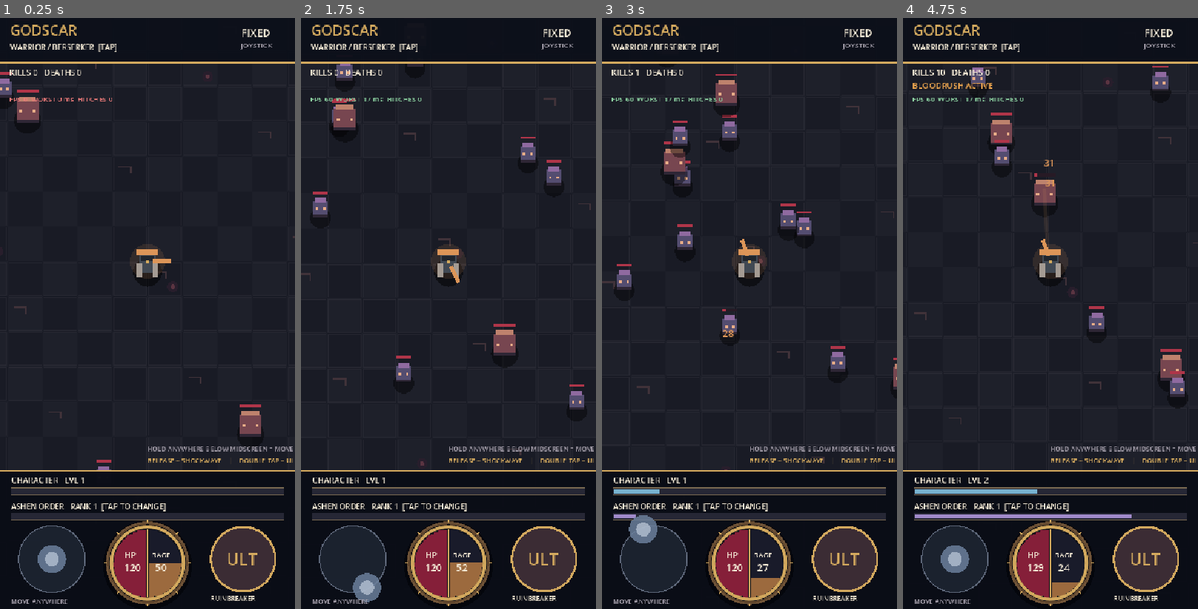
Above: before the commit, frames 1-4 (left to right).
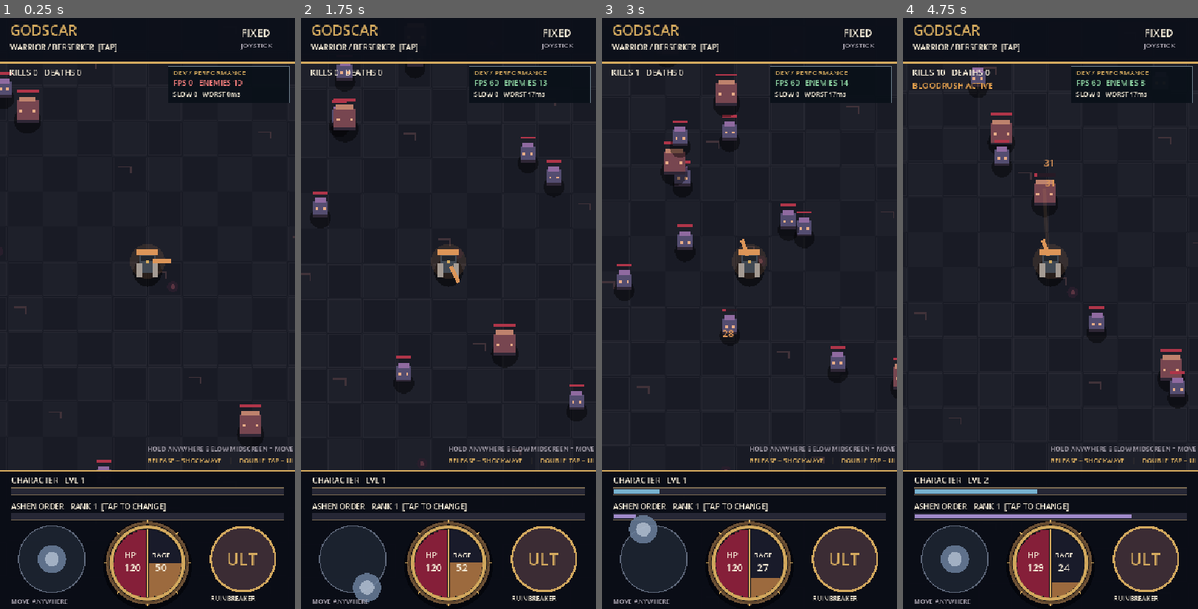
Above: after the commit, the same moments.

Repository: fytchx/Godscar
Game: Godot game, scene res://scenes/arena.tscn
Same seed, same stepped clock (60 frames per second), same inputs: the game is played once before the commit and once after it.
Inputs (mouse positions are in pixels of both pictures, inside the frame that each line leads up to):
- Up to frame 1 (0.25 s): no input
- Up to frame 2 (1.75 s): move the mouse to (513, 283) at 0.52 s; click (513, 283) at 0.67 s; drag from (389, 343) to (433, 431) at 1.27 s
- Up to frame 3 (3 s): move the mouse to (779, 183) at 2.02 s; click (779, 183) at 2.17 s; drag from (734, 431) to (661, 224) at 2.77 s
- Up to frame 4 (4.75 s): move the mouse to (1139, 402) at 3.52 s; click (1139, 402) at 3.67 s; drag from (962, 224) to (1006, 165) at 4.27 s

The runs differ from the first frame. In frame 1, 0.6% of the frame differs, in the area x 3-99%, y 8-15%; in frame 2, 0.7%; in frame 3, 0.6%; in frame 4, 0.9%.

Commit message:
Make A15 performance telemetry clearly visible in dev Android APK

Diff:
--- a/scripts/arena.gd
+++ b/scripts/arena.gd
@@ -136,8 +136,7 @@
 func _process(delta: float) -> void:
     # Lightweight on-device measurements, only included in debug APKs.
     # Captures real rendered frames, not the fixed 60 Hz physics tick.
-    if not OS.is_debug_build():
-        return
+    # Diagnostic overlay is enabled for every dev APK, independent of signing.
     perf_elapsed += delta
     perf_frames += 1
     perf_window_worst_ms = maxf(perf_window_worst_ms, delta * 1000.0)
@@ -726,10 +725,14 @@
     _draw_text("FLOAT" if floating_joystick else "FIXED", Vector2(s.x - 98, 34), 19)
     _draw_text("JOYSTICK", Vector2(s.x - 99, 55), 13, C_MUTED)
     _draw_text("KILLS %d   DEATHS %d" % [kills, deaths], Vector2(17, 105), 15, C_TEXT)
-    # Display live diagnostic metrics on development/debug builds only.
-    if OS.is_debug_build():
-        var perf_color: Color = Color("8bd0a0") if perf_fps >= 55 else Color("e5b86d") if perf_fps >= 30 else Color("eb7a79")
-        _draw_text("FPS %d  WORST %.0f ms  HITCHES %d" % [perf_fps, perf_worst_ms, perf_hitches], Vector2(17, 153), 13, perf_color)
+    # Visible on the dev branch only. Leave the main branch UI untouched.
+    var perf_color: Color = Color("8bd0a0") if perf_fps >= 55 else Color("e5b86d") if perf_fps >= 30 else Color("eb7a79")
+    var perf_box: Rect2 = Rect2(s.x - 233.0, 88.0, 223.0, 67.0)
+    draw_rect(perf_box, Color("0a1119", 0.96))
+    draw_rect(perf_box, Color("6d7e8b"), false, 1.0)
+    _draw_text("DEV / PERFORMANCE", perf_box.position + Vector2(10.0, 16.0), 13, C_GOLD)
+    _draw_text("FPS %d   ENEMIES %d" % [perf_fps, enemies.size()], perf_box.position + Vector2(10.0, 36.0), 14, perf_color)
+    _draw_text("SLOW %d   WORST %.0fms" % [perf_hitches, perf_worst_ms], perf_box.position + Vector2(10.0, 55.0), 12, C_TEXT)
     if class_index == 0 and passive_timer > 0:
         _draw_text("BLOODRUSH ACTIVE", Vector2(17, 129), 15, C_RAGE)
     if respawn_notice > 0.0:
